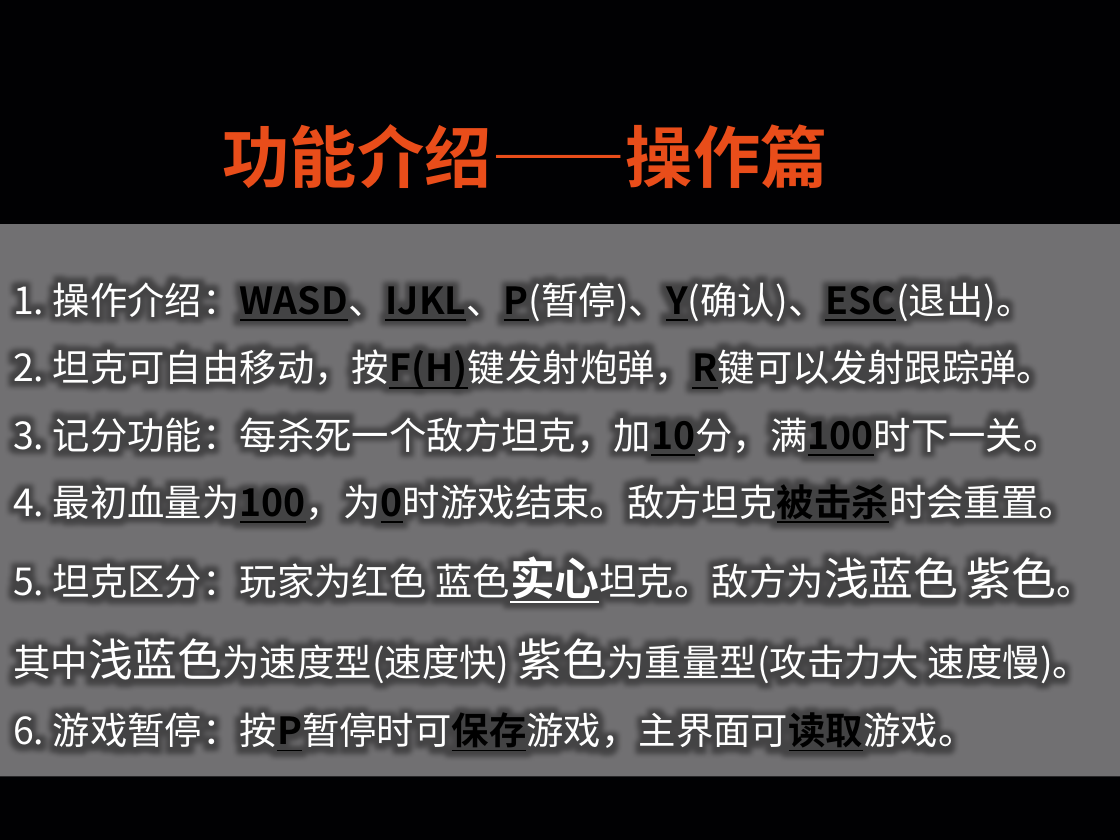
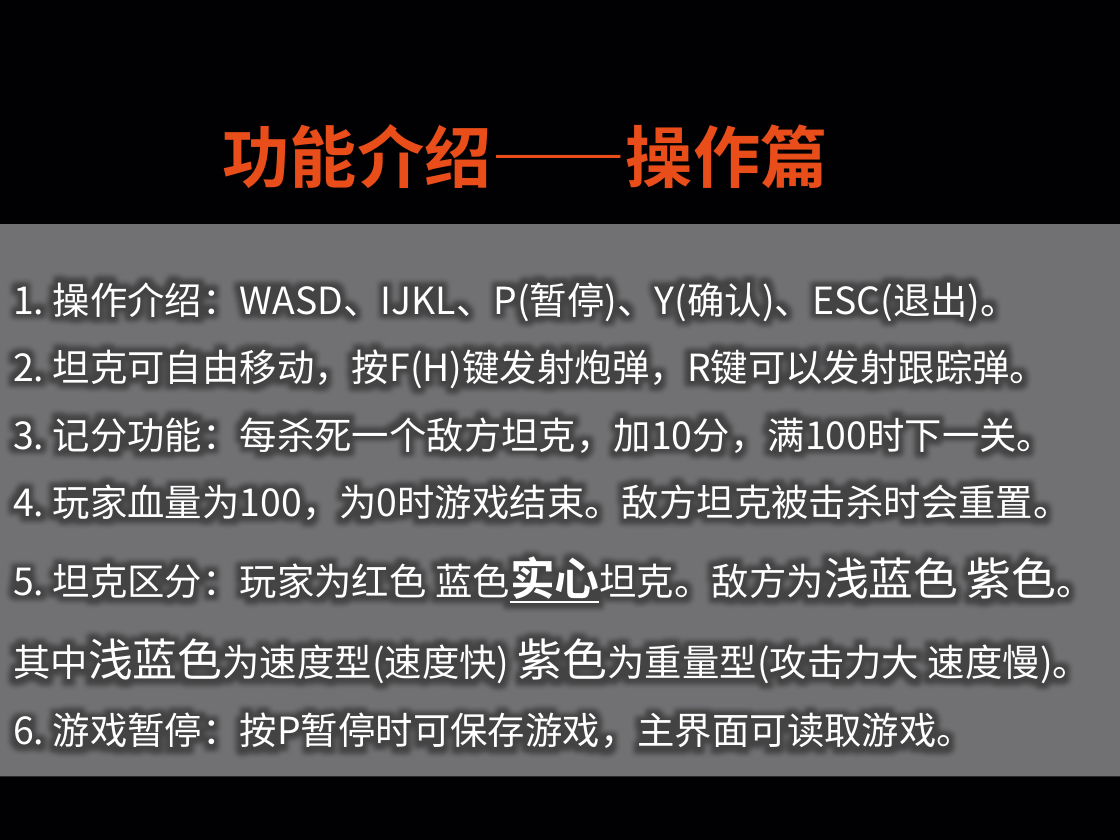
Before and after one commit to CO0kie-SH/2009_15PB_Tanker_CPP, a slide deck: slide 4 of 2009_15PB_Tanker_CPP.pptx. Drawn at 1120x840 pixels with LibreOffice and Linux fonts; fonts in the diff are those of the drawing. Boxes give left, top, right and bottom in pixels: in the first picture for what was removed or moved away, otherwise in the second. Text is boxed around its words. In the diff, an @@ line names an element or a change of style, - is before the commit and + after.

```diff
--- a/2009_15PB_Tanker_CPP.pptx
+++ b/2009_15PB_Tanker_CPP.pptx
@@ text in rectangle at box(13, 282, 1054, 748): text colour #000000 to #FFFFFF, bold off, underline off in "操作介绍：WASD、IJKL、P(暂停)、Y(确认)、ESC(退出)。", "坦克可自由移动，按F(H)键发射炮弹，R键可以发射跟踪弹。", "记分功能：每杀死一个敌方坦克，加10分，满100时下一关。", "游戏暂停：按P暂停时可保存游戏，主界面可读取游戏。" @@
@@ text in rectangle at box(13, 484, 1071, 520): text changed @@
-4. 最初血量为100，为0时游戏结束。敌方坦克被击杀时会重置。
+4. 玩家血量为100，为0时游戏结束。敌方坦克被击杀时会重置。
```
Also in this commit, not shown: 1 other slide changed, 1 slide removed, 1 other file.
